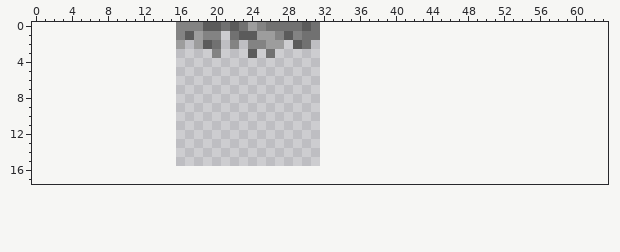
One commit to this pixel-art file: textures/textures.aseprite. This is how it looked before the edit.
16x16 pixels, 1 frame. Shown: x 0..63, y 0..17. The old version is drawn lined up with the new one, on the new canvas.
After the commit:
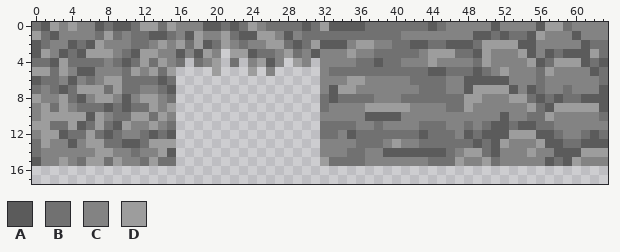
Palette (. is transparent): A #5b5b5b  B #717171  C #838383  D #9d9d9d
Difference:
canvas 16x16 -> 64x64, the old top-left corner now at 16,0
Changed rows in their new state; - is an unchanged pixel.
first column x 0:
 0 BADCDCCABAABDDBD----------------DAAAABBBBBBBABCCCCCACCCCADDBCCCC
 1 DBACCCCBDBCBBAAB-----D----------BBBBBBBBBCCCCCCCCAABABBADCCCACCC
 2 ABCCABADCCCBBCDC-B---D-B----B--DAAACDDCCBBAABBAAABDDDDAACCCCCABB
 3 ADCABADDDCBADDCCACAD--DD-B-CDBCACCCDCCBBBBBCDDDBBADCCCDACABAAADB
 4 BBADBBBBCBABDBDCB-BCD-B-CDAC-DC-CCCCBBABBCCCDCCCCBDCCCCDABDDDABA
 5 DDBDCAACCCBDCDBD----D---D-C-----CBBBBBBBBBBBAABBBABCDCCCBDCCCCAB
 6 ABBCACBCDDBBBBAB----------------CCCDDCCCCCBBBBCCAAAAACCCBCCCCCCB
 7 BCBABDDDBDBBCCBA----------------CADDCCCCCCCBBBCCADDDDACABCCBCCCA
 8 DCCDBACDDCACDDCB----------------BABBBBCCCBBBBBBBDDCCCDDBABABBAAA
 9 CDBDCBBBABABBDCD----------------BCCCCDDDDDCCCCBBDCCCCCCDBADDDDDA
10 CDDDDDADCBBDDBDC----------------CCCCCAAAACCCCCCCCCCCACCBBDCCCCCB
11 DDBBDABDBADCCDCB----------------BBBBCCBCCCCBBBCCBCBAABAABBCCCCCC
12 CDDABBDBABCCBABA----------------BBCABBBBBBBABBBCABAAADDDAABCCBAB
13 BDCCACDDBBAABDDD----------------CCCCBBBCDCCBBBBBBABADCCCDAABBAAA
14 BCCCCCCDDCCBCCDA----------------CCCBBCCAAAAAAABCDDBACCCDCCAAADDD
15 ACCDCBDDBDCCBDBB----------------DBBBBCCCCCCCBBBDCCDBCCCCCABADCCC
Pixel boxes of the changes (left, top, right, bottom) in both pictures:
added: (32, 22, 608, 166)
